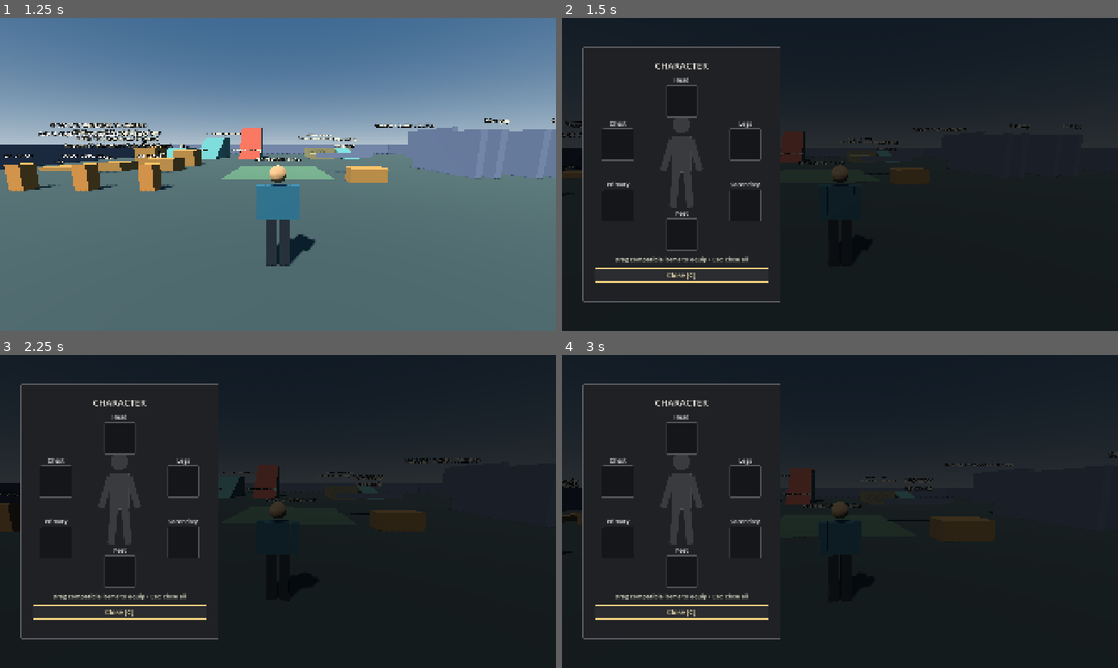
Above: before the commit, frames 1-4 (two rows, left to right).
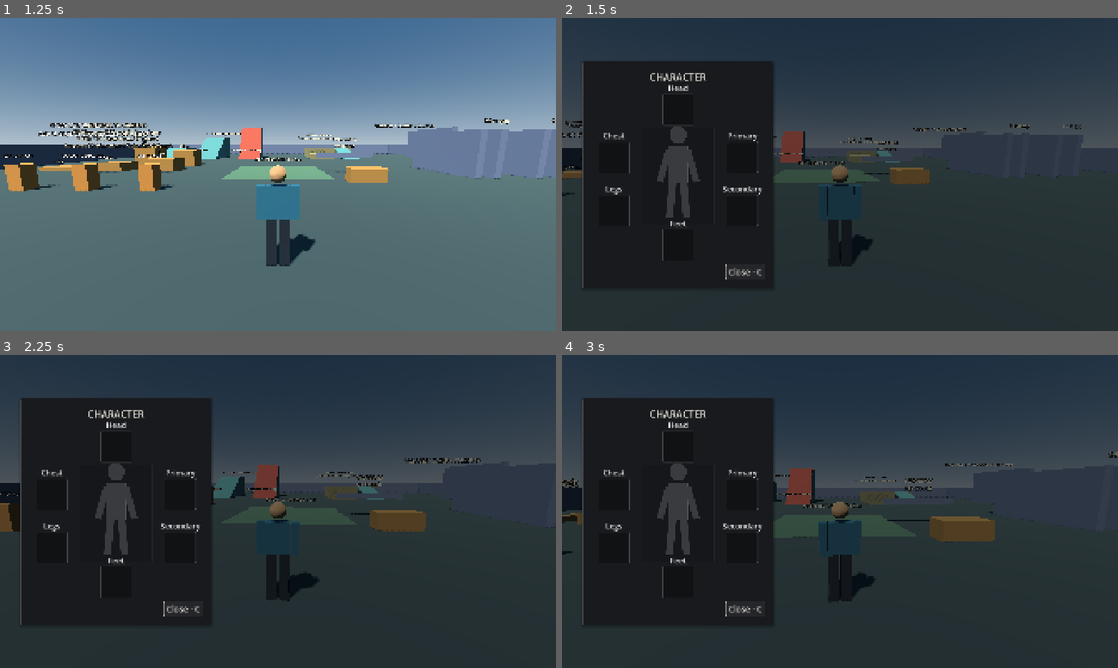
Above: after the commit, the same moments.

Repository: melvzzy/Wildscape
Game: Godot game, scene res://scenes/menus/main_menu.tscn
Two runs of this game, one before a commit and one after it. Both use one fixed random seed, a clock stepped at 60 frames per second and the inputs below.
Inputs (mouse positions are in pixels of both pictures, inside the frame that each line leads up to):
- Up to frame 1 (1.25 s): click "Play" at 0.5 s
- Up to frame 2 (1.5 s): tap Enter at 1.25 s; move the mouse to (867, 174) at 1.27 s; hold W (move_forward) from 1.28 s (still down); hold C (character) from 1.28 s (still down); click (867, 174) at 1.42 s
- Up to frame 3 (2.25 s): keep holding W (move_forward); tap Space (jump) at 1.52 s; move the mouse to (250, 511) at 2.02 s; release C (character) at 2.03 s; tap C (character) at 2.1 s; click (250, 511) at 2.17 s
- Up to frame 4 (3 s): keep holding W (move_forward); tap Space (jump) at 2.27 s; move the mouse to (851, 505) at 2.77 s; hold C (character) from 2.78 s (still down); tap E (interact) at 2.85 s; click (851, 505) at 2.92 s

Frame 1 is identical in both runs. In frame 2, 41% of the frame differs, in the area x 0-100%, y 0-91%; in frame 3, 41%; in frame 4, 43%.

Commit message:
UI-Grundlage

Diff:
--- a/scenes/inventory/inventory_board.gd
+++ b/scenes/inventory/inventory_board.gd
@@ -14,11 +14,11 @@
 	if kind == "grid":
 		var dimensions: Vector2i = view._inventory.get_grid_size()
 		var cell: float = view.cell_size()
-		draw_rect(Rect2(Vector2.ZERO, Vector2(dimensions) * cell), Color("101113"))
+		draw_rect(Rect2(Vector2.ZERO, Vector2(dimensions) * cell), Color("111214"))
 		for x in range(dimensions.x + 1):
-			draw_line(Vector2(x * cell, 0), Vector2(x * cell, dimensions.y * cell), Color("48494c"), view.grid_line_width(), true)
+			draw_line(Vector2(x * cell, 0), Vector2(x * cell, dimensions.y * cell), Color("3a3c40"), view.grid_line_width(), true)
 		for y in range(dimensions.y + 1):
-			draw_line(Vector2(0, y * cell), Vector2(dimensions.x * cell, y * cell), Color("48494c"), view.grid_line_width(), true)
+			draw_line(Vector2(0, y * cell), Vector2(dimensions.x * cell, y * cell), Color("3a3c40"), view.grid_line_width(), true)
 		for index in range(view._inventory.get_capacity()):
 			var stack: InventoryStack = view._inventory.get_stack(index)
 			if stack != null:
@@ -26,6 +26,7 @@
 				var rect := Rect2(Vector2(stack.position) * cell, Vector2(footprint) * cell).grow(-4)
 				view.draw_item(self, rect, stack, index == view._selected)
 	else:
+		draw_style_box(view.make_style(Color("16171a"), Color("24262a")), Rect2(174, 140, 252, 336))
 		var shade := Color("393b3e")
 		draw_circle(Vector2(300, 165), 30, shade)
 		draw_style_box(view.make_style(shade, Color("515357")), Rect2(266, 205, 68, 125))
@@ -35,8 +36,8 @@
 		draw_line(Vector2(318, 320), Vector2(330, 450), shade, 25, true)
 		for slot in range(6):
 			var rect: Rect2 = view.equipment_rect(slot)
-			draw_style_box(view.make_style(Color("151619"), Color("55575b")), rect)
-			view.draw_text(self, rect.position + Vector2(0, -10), view.SLOT_NAMES[slot], 20, rect.size.x)
+			draw_style_box(view.make_style(Color("111214"), Color("46484e")), rect)
+			view.draw_text(self, rect.position + Vector2(-24, -10), view.SLOT_NAMES[slot], view.readable_font_size(20, 11), rect.size.x + 48)
 			var stack: InventoryStack = view._equipment.get_stack(slot) if view._equipment != null else null
 			if stack != null:
 				view.draw_item(self, rect.grow(-4), stack, false)
--- a/scenes/inventory/inventory_view.gd
+++ b/scenes/inventory/inventory_view.gd
@@ -6,7 +6,7 @@
 
 const Board = preload("res://scenes/inventory/inventory_board.gd")
 const SLOT_NAMES := ["Head", "Chest", "Legs", "Feet", "Primary", "Secondary"]
-const GEAR_POSITIONS := [Vector2(245, 30), Vector2(25, 180), Vector2(465, 180), Vector2(245, 490), Vector2(25, 390), Vector2(465, 390)]
+const GEAR_POSITIONS := [Vector2(246, 24), Vector2(24, 188), Vector2(24, 372), Vector2(246, 492), Vector2(468, 188), Vector2(468, 372)]
 
 var inventory_panel: PanelContainer
 var character_panel: PanelContainer
@@ -26,7 +26,7 @@
 
 func _ready() -> void:
 	var backdrop := ColorRect.new()
-	backdrop.color = Color(0.015, 0.018, 0.022, 0.78)
+	backdrop.color = Color(0.015, 0.018, 0.022, 0.58)
 	backdrop.set_anchors_and_offsets_preset(Control.PRESET_FULL_RECT)
 	backdrop.mouse_filter = Control.MOUSE_FILTER_IGNORE
 	add_child(backdrop)
@@ -34,23 +34,24 @@
 	character_panel = _panel("CHARACTER", false)
 	grid = _board(inventory_panel.get_node("Margin/Stack"), "grid")
 	character_board = _board(character_panel.get_node("Margin/Stack"), "equipment")
+	var footer := HBoxContainer.new()
+	footer.name = "Footer"
+	footer.add_theme_constant_override("separation", 12)
+	inventory_panel.get_node("Margin/Stack").add_child(footer)
 	status = Label.new()
-	status.text = "Drag to move • Shift-drag: half • R: rotate"
-	status.horizontal_alignment = HORIZONTAL_ALIGNMENT_CENTER
-	status.add_theme_font_size_override("font_size", 21)
-	inventory_panel.get_node("Margin/Stack").add_child(status)
-	var gear_hint := Label.new()
-	gear_hint.text = "Drag compatible items to equip • Esc: close all"
-	gear_hint.horizontal_alignment = HORIZONTAL_ALIGNMENT_CENTER
-	gear_hint.add_theme_font_size_override("font_size", 21)
-	character_panel.get_node("Margin/Stack").add_child(gear_hint)
-	close_button = _close(inventory_panel, "Close [Tab]", func() -> void: close_requested.emit())
-	_close(character_panel, "Close [C]", func() -> void: character_close_requested.emit())
+	status.text = "Shift: split • R: rotate"
+	status.size_flags_horizontal = Control.SIZE_EXPAND_FILL
+	status.add_theme_color_override("font_color", Color("a4a5aa"))
+	footer.add_child(status)
+	close_button = _close(footer, "Close · Tab", func() -> void: close_requested.emit())
+	_close(character_panel.get_node("Margin/Stack"), "Close · C", func() -> void: character_close_requested.emit())
 	drag_overlay = _board(self, "ghost")
 	drag_overlay.custom_minimum_size = Vector2.ZERO
 	drag_overlay.set_anchors_and_offsets_preset(Control.PRESET_FULL_RECT)
 	inventory_panel.hide()
 	character_panel.hide()
+	get_viewport().size_changed.connect(_update_typography)
+	_update_typography()
 
 
 func make_style(fill: Color, border: Color) -> StyleBoxFlat:
@@ -58,36 +59,40 @@
 	style.bg_color = fill
 	style.border_color = border
 	style.set_border_width_all(1)
-	style.set_corner_radius_all(3)
+	style.set_corner_radius_all(2)
 	return style
 
 
 func _panel(title: String, right: bool) -> PanelContainer:
 	var panel := PanelContainer.new()
 	panel.name = "InventoryPanel" if right else "CharacterPanel"
-	panel.add_theme_stylebox_override("panel", make_style(Color("202124"), Color("606166")))
+	var surface := make_style(Color("191a1d"), Color("46474b"))
+	surface.shadow_color = Color(0, 0, 0, 0.3)
+	surface.shadow_size = 8
+	surface.shadow_offset = Vector2(0, 3)
+	panel.add_theme_stylebox_override("panel", surface)
 	add_child(panel)
 	panel.anchor_left = 1.0 if right else 0.0
 	panel.anchor_right = panel.anchor_left
 	panel.anchor_top = 0.5
 	panel.anchor_bottom = 0.5
-	panel.offset_left = -752 if right else 72
-	panel.offset_right = -72 if right else 752
-	panel.offset_top = -440
-	panel.offset_bottom = 440
+	panel.offset_left = -728 if right else 72
+	panel.offset_right = -72 if right else 728
+	panel.offset_top = -390
+	panel.offset_bottom = 390
 	var margin := MarginContainer.new()
 	margin.name = "Margin"
 	for side in ["left", "right", "top", "bottom"]:
-		margin.add_theme_constant_override("margin_" + side, 40)
+		margin.add_theme_constant_override("margin_" + side, 28)
 	panel.add_child(margin)
 	var stack := VBoxContainer.new()
 	stack.name = "Stack"
-	stack.add_theme_constant_override("separation", 16)
+	stack.add_theme_constant_override("separation", 12)
 	margin.add_child(stack)
 	var heading := Label.new()
+	heading.name = "Heading"
 	heading.text = title
 	heading.horizontal_alignment = HORIZONTAL_ALIGNMENT_CENTER
-	heading.add_theme_font_size_override("font_size", 32)
 	heading.add_theme_color_override("font_color", Color("dedbd3"))
 	stack.add_child(heading)
 	return panel
@@ -104,17 +109,38 @@
 	return board
 
 
-func _close(panel: Control, title: String, callback: Callable) -> Button:
+func _close(parent: Control, title: String, callback: Callable) -> Button:
 	var button := Button.new()
+	button.name = "Close"
 	button.text = title
-	button.custom_minimum_size.y = 48
-	button.add_theme_font_size_override("font_size", 24)
-	button.add_theme_stylebox_override("normal", make_style(Color("2b2c30"), Color("55565b")))
-	button.add_theme_stylebox_override("hover", make_style(Color("3b3c40"), Color("929399")))
-	button.add_theme_stylebox_override("pressed", make_style(Color("191a1c"), Color("929399")))
+	button.custom_minimum_size = Vector2(136, 40)
+	button.size_flags_horizontal = Control.SIZE_SHRINK_END
+	button.add_theme_stylebox_override("normal", make_style(Color("25262a"), Color("47484e")))
+	button.add_theme_stylebox_override("hover", make_style(Color("323439"), Color("73757d")))
+	button.add_theme_stylebox_override("pressed", make_style(Color("121315"), Color("73757d")))
+	button.add_theme_stylebox_override("focus", make_style(Color.TRANSPARENT, Color("b7af98")))
+	for state in ["font_color", "font_hover_color", "font_focus_color"]:
+		button.add_theme_color_override(state, Color("dedbd3"))
 	button.pressed.connect(callback)
-	panel.get_node("Margin/Stack").add_child(button)
+	parent.add_child(button)
 	return button
+
+
+func readable_font_size(reference_size: int, minimum_pixels: int) -> int:
+	var scale := get_viewport().get_stretch_transform().get_scale().x
+	return maxi(reference_size, ceili(minimum_pixels / scale))
+
+
+func _update_typography() -> void:
+	# Keep the grid's drag targets unchanged; only text and button height need
+	# a readability floor when the 1920-unit canvas is downscaled.
+	for panel in [inventory_panel, character_panel]:
+		panel.get_node("Margin/Stack/Heading").add_theme_font_size_override("font_size", readable_font_size(26, 14))
+	for button in [close_button, character_panel.get_node("Margin/Stack/Close")]:
+		button.add_theme_font_size_override("font_size", readable_font_size(20, 12))
+		button.custom_minimum_size.y = maxf(40, 22 / get_viewport().get_stretch_transform().get_scale().x)
+	status.add_theme_font_size_override("font_size", readable_font_size(18, 10))
+	_refresh()
 
 
 func bind_inventory(inventory: SlotInventory, equipment: EquipmentInventory = null) -> void:
@@ -163,7 +189,7 @@
 
 
 func equipment_rect(slot: int) -> Rect2:
-	return Rect2(GEAR_POSITIONS[slot], Vector2(110, 110))
+	return Rect2(GEAR_POSITIONS[slot], Vector2(108, 108))
 
 
 func grid_line_width() -> float:
@@ -176,7 +202,7 @@
 
 
 func draw_item(canvas: Control, rect: Rect2, stack: InventoryStack, selected: bool) -> void:
-	canvas.draw_style_box(make_style(Color("33363b"), Color("c4bea9") if selected else Color("777a80")), rect)
+	canvas.draw_style_box(make_style(Color("2b2d31"), Color("b7af98") if selected else Color("62646a")), rect)
 	var definition := _inventory.get_definition(stack.item_id)
 	if definition.icon != null:
 		canvas.draw_texture_rect(definition.icon, Rect2(rect.get_center() - Vector2(22, 22), Vector2(44, 44)), false)
@@ -187,11 +213,13 @@
 			center.y = rect.end.y - 30
 			half_marker = Vector2(6, 6)
 		canvas.draw_rect(Rect2(center - half_marker, half_marker * 2), Color("85878b"), false, grid_line_width(), true)
+	var name_size := readable_font_size(20, 10)
+	var quantity_size := readable_font_size(22, 11)
 	var label_text := definition.display_name
-	if get_theme_default_font().get_string_size(label_text, HORIZONTAL_ALIGNMENT_LEFT, -1, 20).x > rect.size.x - 12:
+	if get_theme_default_font().get_string_size(label_text, HORIZONTAL_ALIGNMENT_LEFT, -1, name_size).x > rect.size.x - 4:
 		label_text = label_text.replace(" ", "\n")
-	canvas.draw_multiline_string(get_theme_default_font(), rect.position + Vector2(6, 23), label_text, HORIZONTAL_ALIGNMENT_CENTER, rect.size.x - 12, 20, 2, Color("dedee0"))
-	canvas.draw_string(get_theme_default_font(), Vector2(rect.position.x + 8, rect.end.y - 10), str(stack.quantity), HORIZONTAL_ALIGNMENT_RIGHT, rect.size.x - 16, 22, Color.WHITE)
+	canvas.draw_multiline_string(get_theme_default_font(), rect.position + Vector2(2, name_size + 3), label_text, HORIZONTAL_ALIGNMENT_CENTER, rect.size.x - 4, name_size, 2, Color("dedee0"))
+	canvas.draw_string(get_theme_default_font(), Vector2(rect.position.x + 8, rect.end.y - 7), str(stack.quantity), HORIZONTAL_ALIGNMENT_RIGHT, rect.size.x - 16, quantity_size, Color.WHITE)
 
 
 func _target_at(point: Vector2) -> Dictionary:
@@ -266,7 +294,7 @@
 		else:
 			success = _inventory.move_stack(_drag.index, index, _drag.quantity, _drag.rotate) > 0
 	clear_selection()
-	status.text = "Moved • Shift-drag: half • R: rotate" if success else "No change — destination unavailable"
+	status.text = "Shift: split • R: rotate" if success else "No change — invalid drop"
 	return success
 
 
Not shown, changed: README.md
